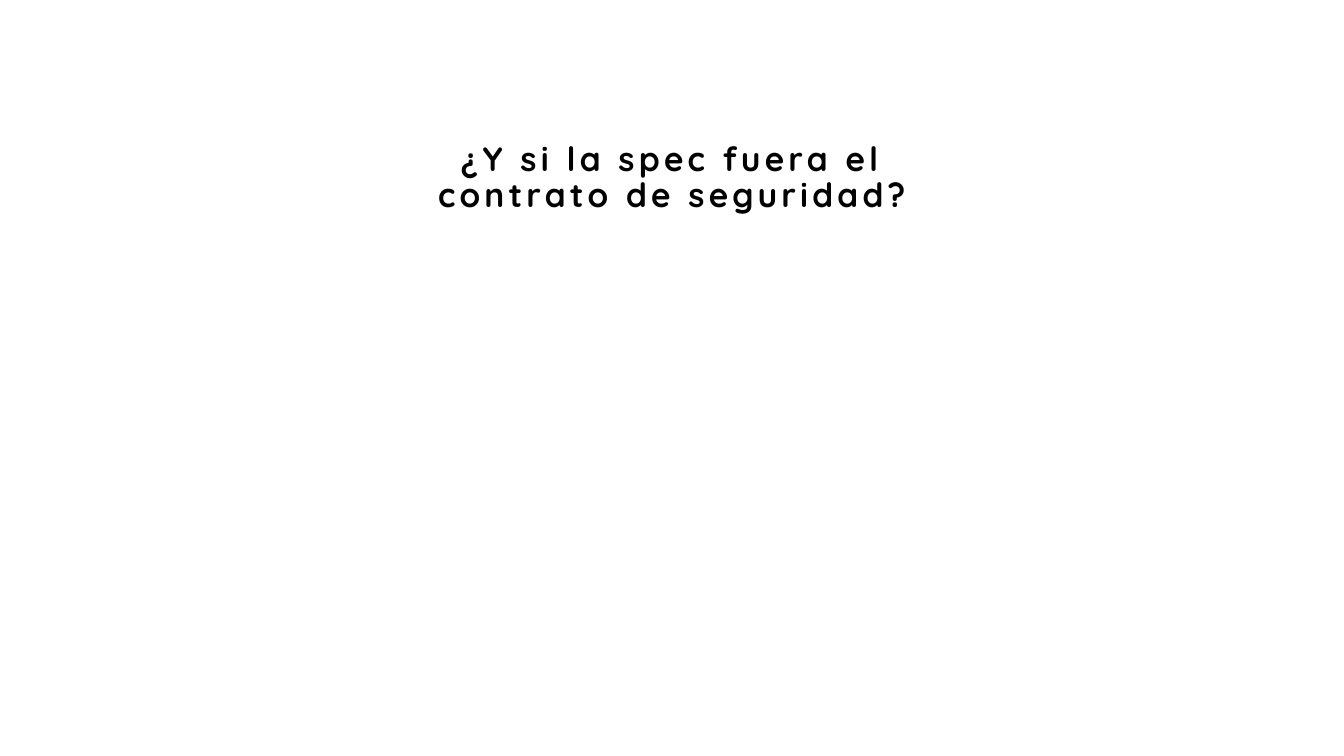
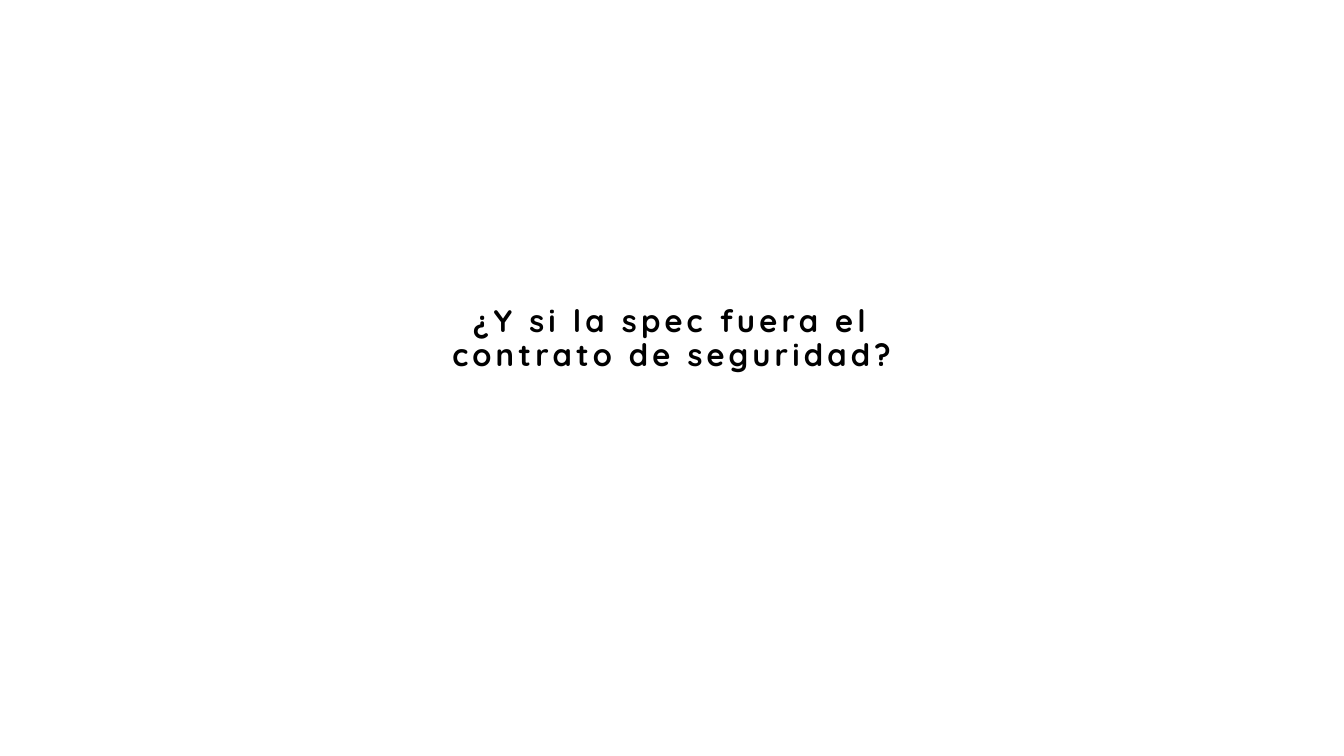
Before and after one commit to victorar42/techno-week, a slide deck: slide 8 of documents/ppt/TechnoWeek_DevSecOps.pptx. Drawn at 1344x756 pixels with LibreOffice and Linux fonts; fonts in the diff are those of the drawing; background and template pictures are left out. Boxes give left, top, right and bottom in pixels: in the first picture for what was removed or moved away, otherwise in the second. Text is boxed around its words. In the diff, an @@ line names an element or a change of style, - is before the commit and + after.

```diff
--- a/documents/ppt/TechnoWeek_DevSecOps.pptx
+++ b/documents/ppt/TechnoWeek_DevSecOps.pptx
@@ text "¿Y si la spec fuera ...": place and size @@
-text "¿Y si la spec fuera ..." at [438, 146, 905, 214]
+text "¿Y si la spec fuera ..." at [452, 309, 891, 373]
@@ text "¿Y si la spec fuera ..." at [452, 309, 891, 373]: size 24 to 22.2 pt @@
```
Also in this commit, not shown: 11 other slides changed, 2 slides added, 1 slide removed, 2 other files.
